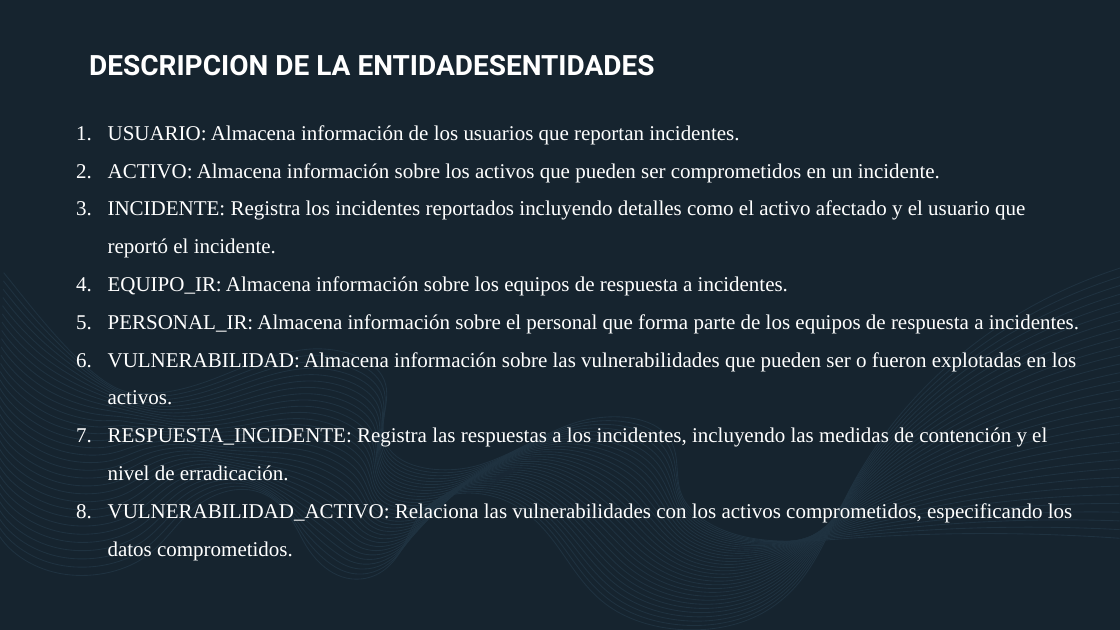
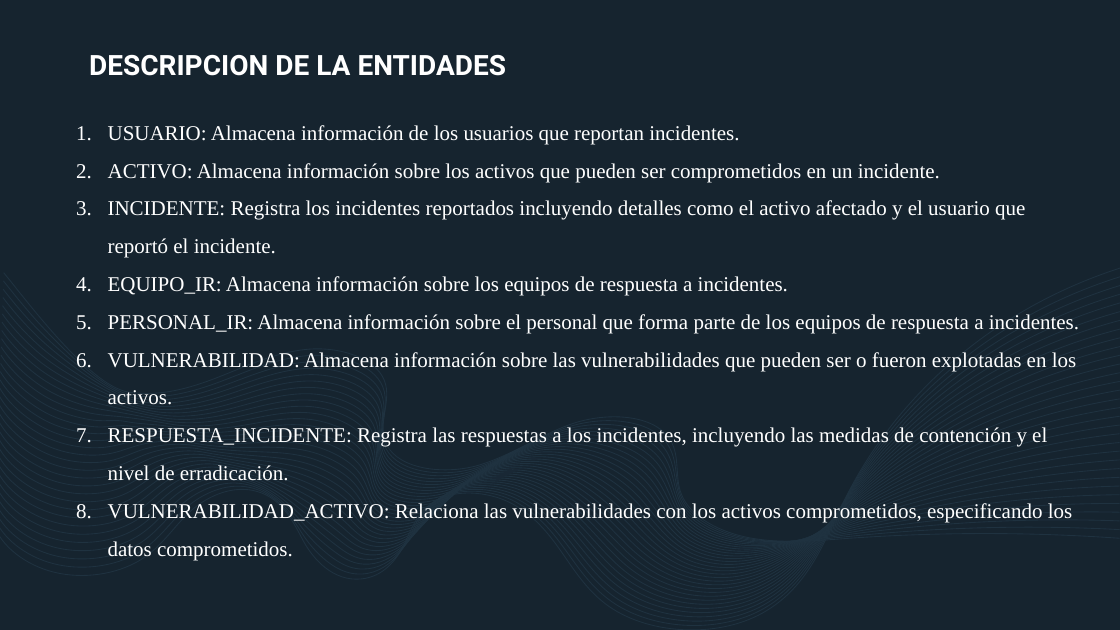
Before and after one commit to mcdaqc/BD-Sistema-de-respuesta-a-incidentes-de-seguridad-informatica, a slide deck: slide 5 of Presentation/DB-CSIRS.pptx. Drawn at 1120x630 pixels with LibreOffice and Linux fonts; fonts in the diff are those of the drawing. Boxes give left, top, right and bottom in pixels: in the first picture for what was removed or moved away, otherwise in the second. Text is boxed around its words. In the diff, an @@ line names an element or a change of style, - is before the commit and + after.

```diff
--- a/Presentation/DB-CSIRS.pptx
+++ b/Presentation/DB-CSIRS.pptx
@@ title at [89,55,507,76]: text changed @@
-DESCRIPCION DE LA ENTIDADESENTIDADES
+DESCRIPCION DE LA ENTIDADES
```
Also in this commit, not shown: 1 other slide changed, 1 slide added.
